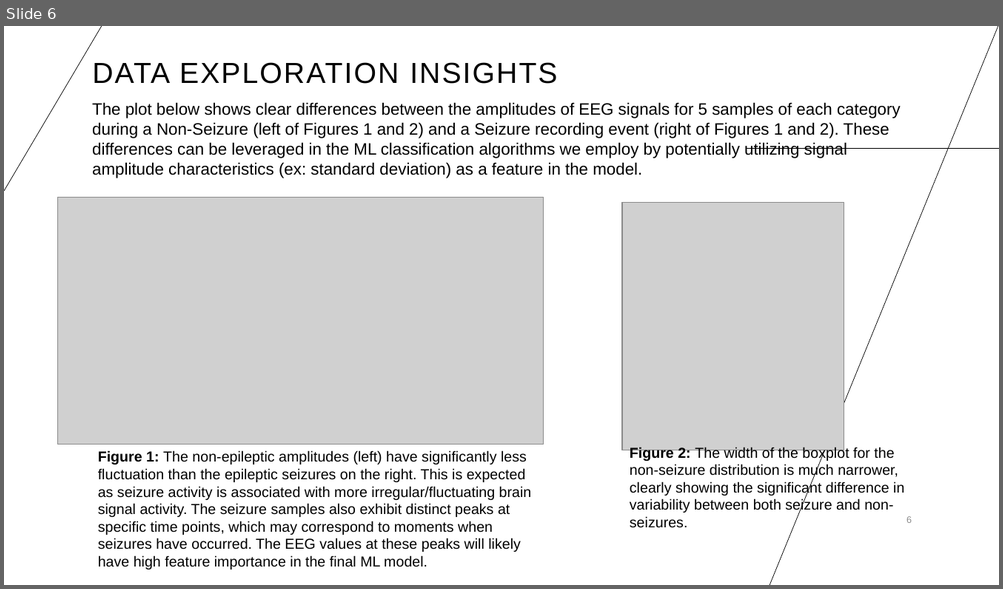
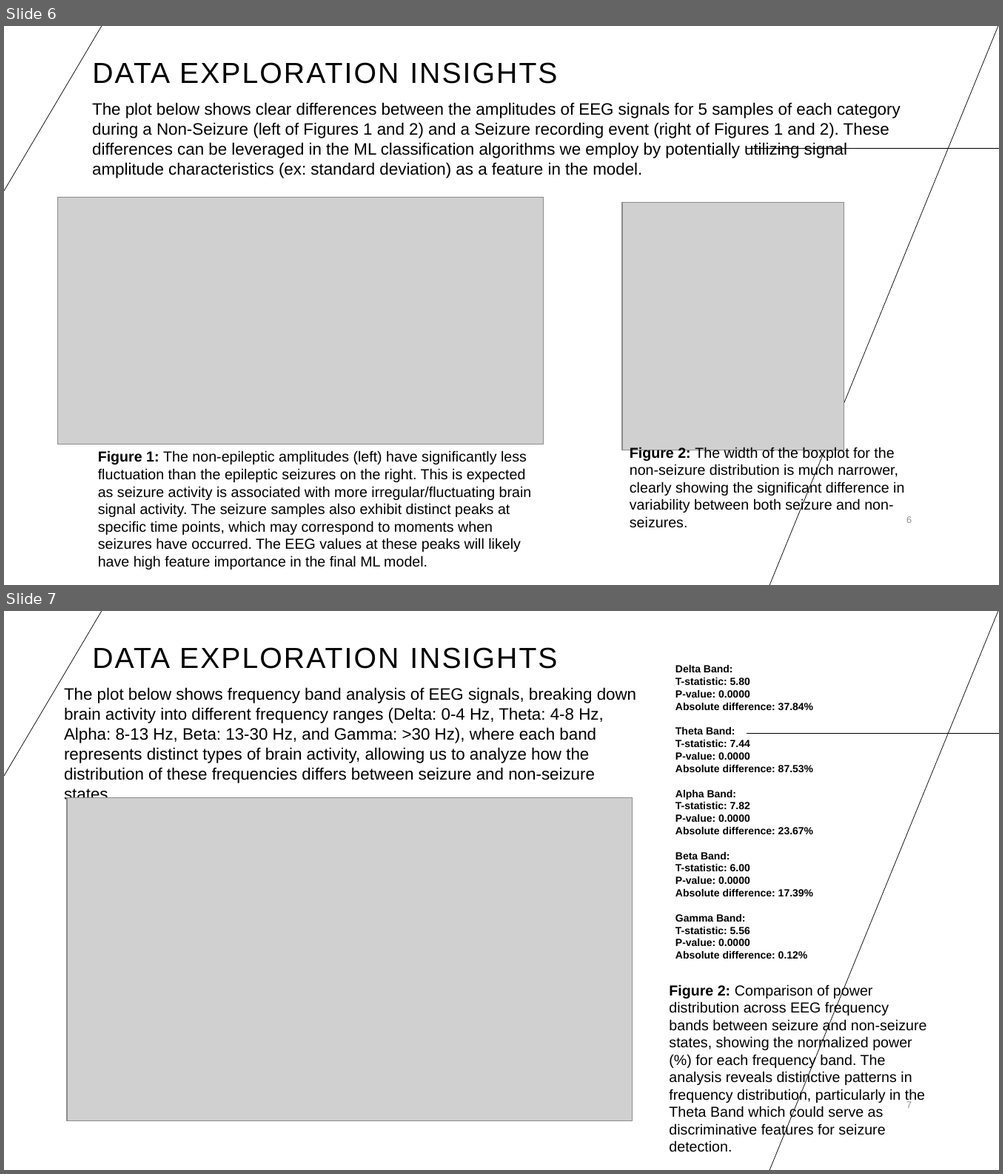
Before and after one commit to donbool/EEG_seizure_detect, a slide deck: Epileptic Seizure Recognition_Ver02.pptx. Shown one above the other, each under a label of ours: slide 6 before the commit, slides 6 and 7 after it. The pictures are 1003x589 and 1003x1174 pixels, drawn with LibreOffice and Linux fonts; fonts in the diff are those of the drawing; grey boxes stand for pictures. Boxes give left, top, right and bottom in pixels: in the first picture for what was removed or moved away, otherwise in the second. Text is boxed around its words. In the diff, an @@ line names an element or a change of style, - is before the commit and + after.

Commit message:
updated with frequency band plots

```diff
--- a/Epileptic Seizure Recognition_Ver02.pptx
+++ b/Epileptic Seizure Recognition_Ver02.pptx
@@ slide 7 added at box(4, 611, 999, 1170), background #FFFFFF; not listed: 3 template elements that a slide beside it also shows @@
@@ title added at box(92, 647, 557, 669), 28 pt, text #000000 @@
+DATA EXPLORATION INSIGHTS
@@ text added at box(675, 665, 813, 959), 10 pt, text #000000, bold @@
+Delta Band:
+T-statistic: 5.80
+P-value: 0.0000
+Absolute difference: 37.84%
+Theta Band:
+T-statistic: 7.44
+P-value: 0.0000
+Absolute difference: 87.53%
+Alpha Band:
+T-statistic: 7.82
+P-value: 0.0000
+Absolute difference: 23.67%
+Beta Band:
+T-statistic: 6.00
+P-value: 0.0000
+Absolute difference: 17.39%
+Gamma Band:
+T-statistic: 5.56
+P-value: 0.0000
+Absolute difference: 0.12%
@@ text added at box(64, 687, 636, 783), 16 pt, text #000000 @@
+The plot below shows frequency band analysis of EEG signals, breaking down brain activity into different frequency ranges (Delta: 0-4 Hz, Theta: 4-8 Hz, Alpha: 8-13 Hz, Beta: 13-30 Hz, and Gamma: >30 Hz), where each band represents distinct types of brain activity, allowing us to analyze how the distribution of these frequencies differs between seizure and non-seizure states.
@@ picture added at box(67, 797, 632, 1121) @@
@@ text added at box(669, 984, 927, 1153), 14 pt, text #000000 @@
+Figure 2: Comparison of power distribution across EEG frequency bands between seizure and non-seizure states, showing the normalized power (%) for each frequency band. The analysis reveals distinctive patterns in frequency distribution, particularly in the Theta Band which could serve as discriminative features for seizure detection.
@@ page number added at box(906, 1102, 911, 1108), 9 pt, text #8C8C8C @@
+7
```
Also in this commit, not shown: 1 other file.
